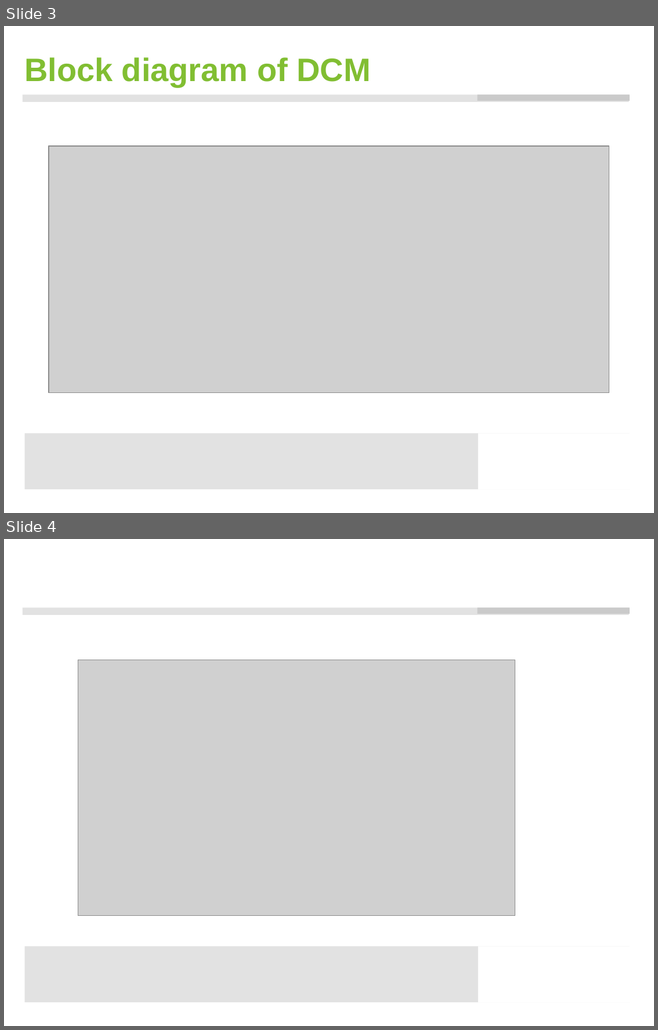
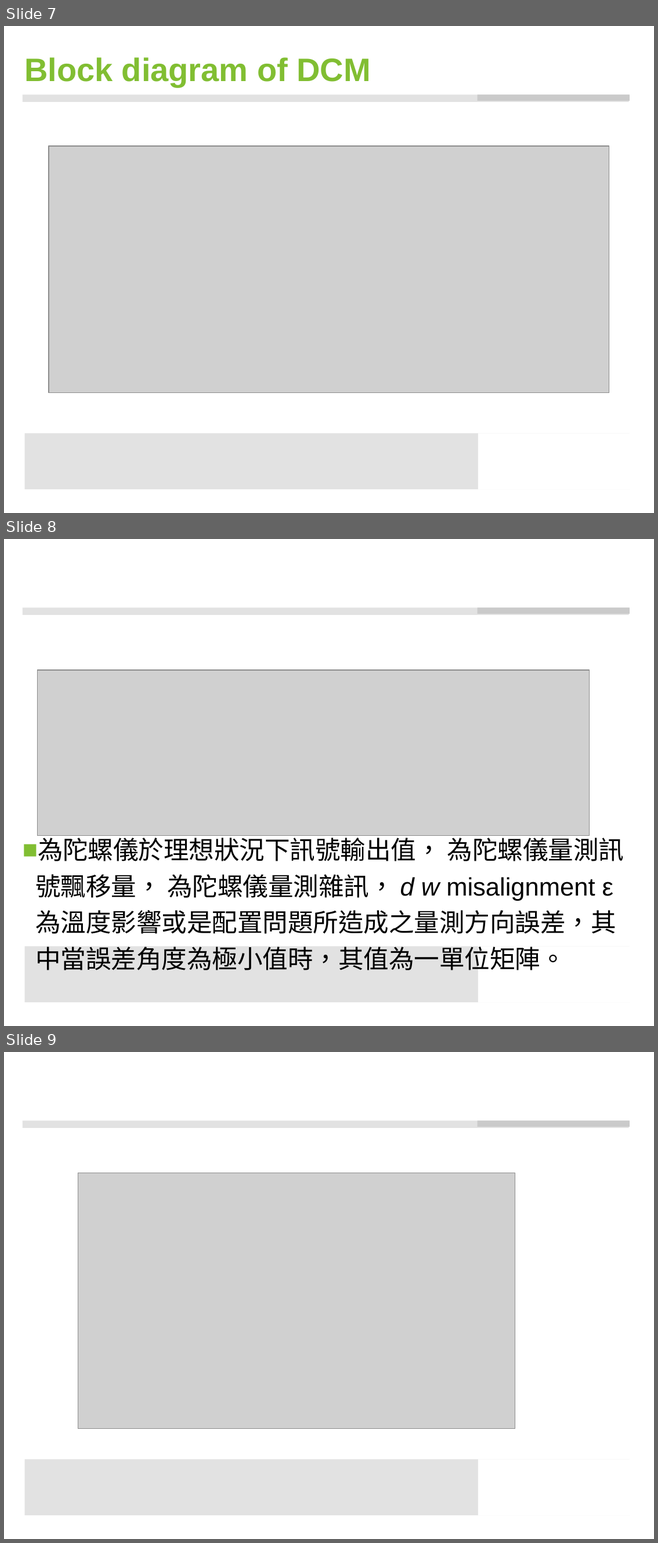
Before and after one commit to ccccjason/VR, a slide deck: data/my_dcm/DCM.pptx. Shown one above the other, each under a label of ours: slides 3 and 4 before the commit, slides 7, 8 and 9 after it. The pictures are 658x1030 and 658x1543 pixels, drawn with LibreOffice and Linux fonts; fonts in the diff are those of the drawing; grey boxes stand for pictures; background and template pictures are left out. Boxes give left, top, right and bottom in pixels: in the first picture for what was removed or moved away, otherwise in the second. Text is boxed around its words. In the diff, an @@ line names an element or a change of style, - is before the commit and + after.

```diff
--- a/data/my_dcm/DCM.pptx
+++ b/data/my_dcm/DCM.pptx
@@ slide 8 added at <box>4,539,654,1026</box>, background #FFFFFF; not listed: 4 template elements that a slide beside it also shows @@
@@ picture added at <box>37,670,589,836</box> @@
@@ text added at <box>35,834,624,971</box>, 28 pt, text #000000 @@
+■ 為陀螺儀於理想狀況下訊號輸出值， 為陀螺儀量測訊號飄移量， 為陀螺儀量測雜訊， d w misalignment ε 為溫度影響或是配置問題所造成之量測方向誤差，其中當誤差角度為極小值時，其值為一單位矩陣。
@@ what was slide 3 is now slide 7 @@
@@ what was slide 4 is now slide 9 @@
```
Also in this commit, not shown: 4 other slides added, 1 other file.
